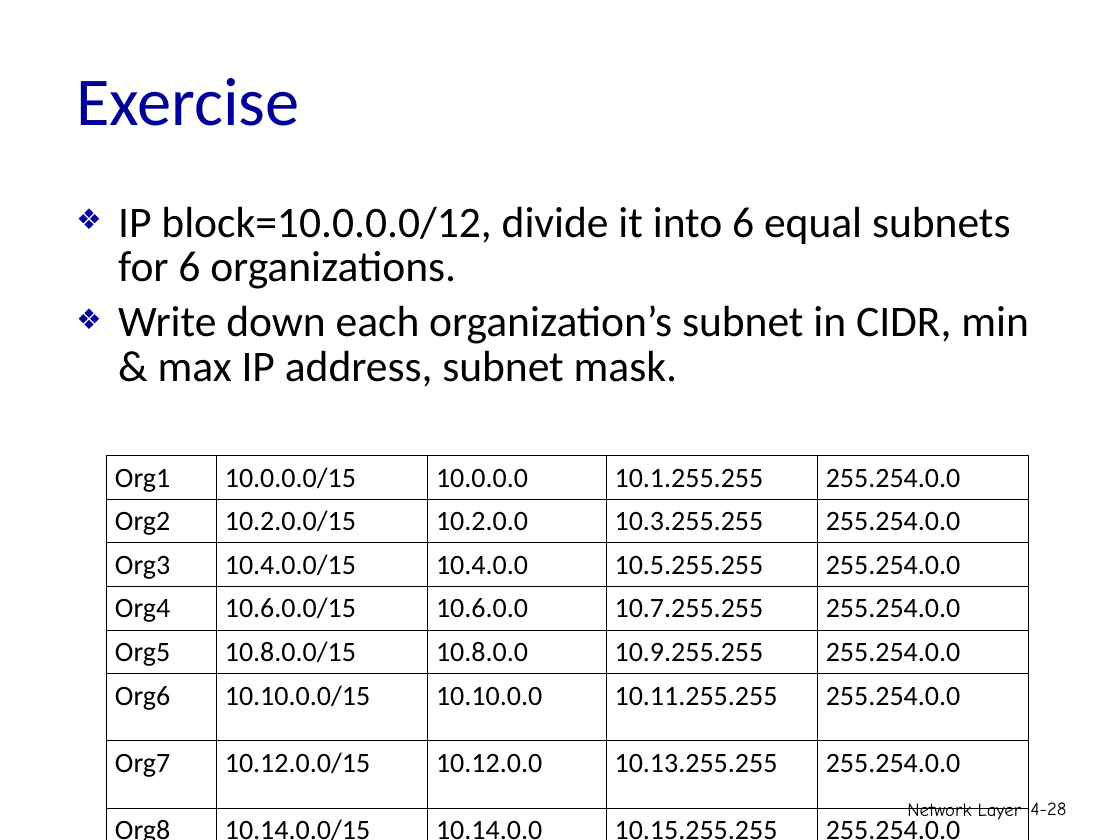
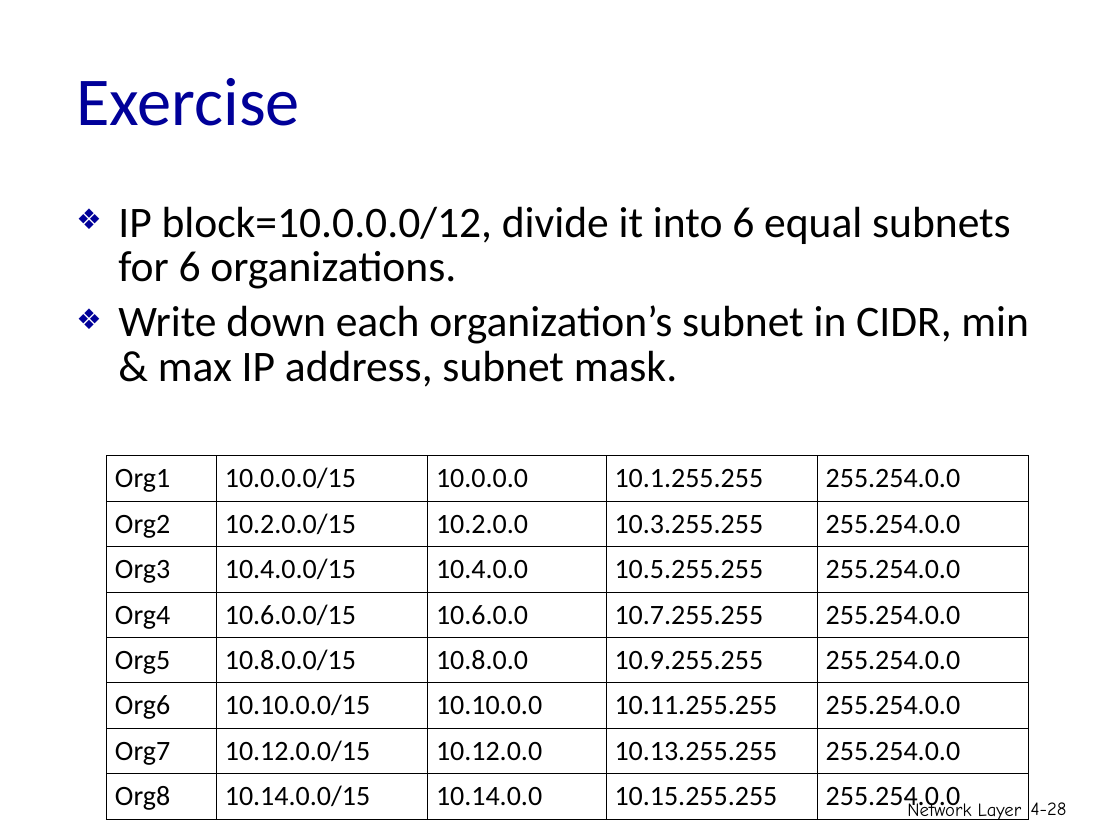
Before and after one commit to tomMoulard/PersonalSite, a slide deck: slide 28 of Main/assignment/network/Lecture_11_Ch04_Network_3.ppt. Drawn at 1120x840 pixels with LibreOffice and Linux fonts; fonts in the diff are those of the drawing. Boxes give left, top, right and bottom in pixels: in the first picture for what was removed or moved away, otherwise in the second. Text is boxed around its words. In the diff, an @@ line names an element or a change of style, - is before the commit and + after.

```diff
--- a/Main/assignment/network/Lecture_11_Ch04_Network_3.ppt
+++ b/Main/assignment/network/Lecture_11_Ch04_Network_3.ppt
@@ text "IP block=10.0.0.0/12, divide it into ..." at (118, 206, 1029, 387): indent changed @@
@@ table at (106, 456, 1028, 816) @@
@@ line spacing 0.96 to 1 @@
@@ borders changed @@
```
Also in this commit, not shown: 55 other slides changed, 37 other files.
